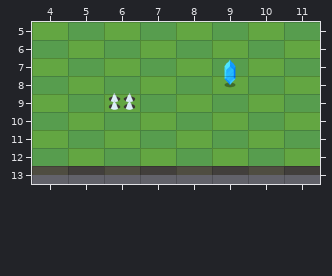
Two versions of a level (Tiled map (JSON), maps/demo.json). This is how it looked before the edit.
Cells are 64x32 px. Shown: x 4..11, y 5..13.
New version:
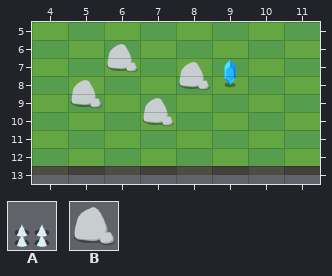
Key: from "objects": A 17, B 24.
_ is an empty cell, . an unchanged one.
What changed:
--- layer "obstacles"
@@ x 5..8 @@
- 7 ._..
- 8 ..._
- 9 _A..
-10 .._.
+ 7 .B..
+ 8 ...B
+ 9 B_..
+10 ..B.
